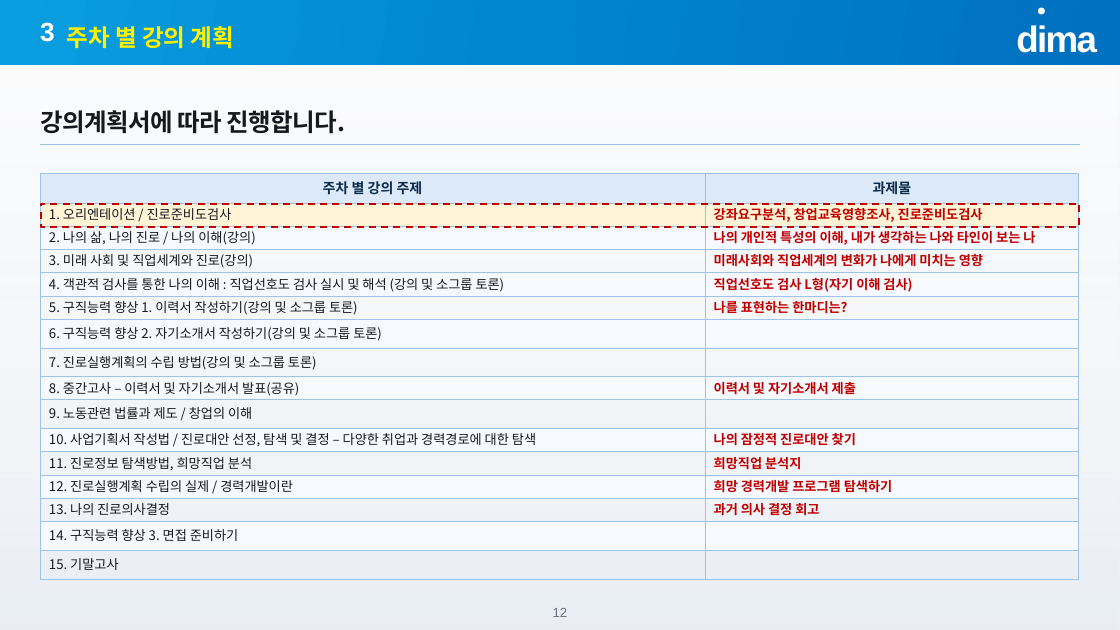
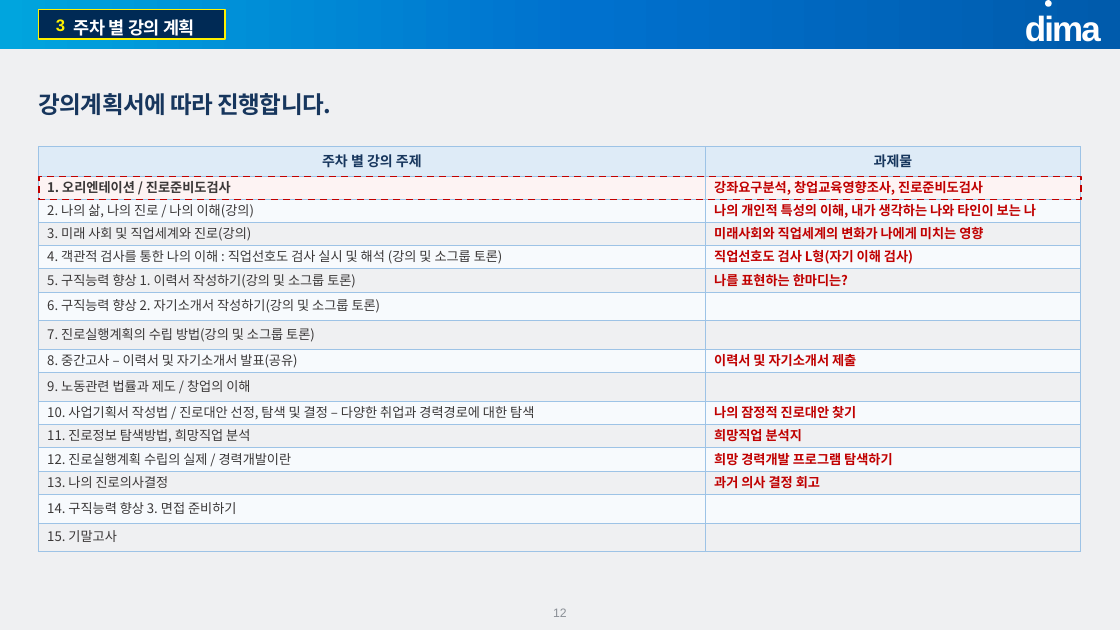
Before and after one commit to jungaistar/lms, a slide deck: slide 12 of materials/dist/1주차_오리엔테이션.pptx. Drawn at 1120x630 pixels with LibreOffice and Linux fonts; fonts in the diff are those of the drawing; background and template pictures are left out. Boxes give left, top, right and bottom in pixels: in the first picture for what was removed or moved away, otherwise in the second. Text is boxed around its words. In the diff, an @@ line names an element or a change of style, - is before the commit and + after.

```diff
--- a/materials/dist/1주차_오리엔테이션.pptx
+++ b/materials/dist/1주차_오리엔테이션.pptx
@@ rectangle at bbox=[0, 0, 1120, 630]: fill #F2F4F7 to #EFF0F2 @@
@@ rectangle: place and size @@
-rectangle at bbox=[0, 0, 1120, 65]
+rectangle at bbox=[0, 0, 1120, 49]
@@ rectangle at bbox=[0, 0, 1120, 49]: fill gradient #0A9EE0 to #0086CE to #0070C0 to gradient #00A5DE to #0071CE to #005BAC @@
@@ rectangle removed at bbox=[0, 0, 1120, 630] @@
@@ rectangle added at bbox=[39, 9, 225, 39], fill #002A55, outline #FFF100 1.5 pt @@
@@ text "3": place and size @@
-text "3" at bbox=[40, 22, 55, 42]
+text "3" at bbox=[56, 19, 65, 31]
@@ text "3" at bbox=[56, 19, 65, 31]: size 22.5 to 14.2 pt, text colour #FFFFFF to #FFF100, letter spacing -0.1 to -0.3 pt; line spacing 22.5pt to 14.2pt @@
@@ text "주차 별 강의 계획": place and size @@
-text "주차 별 강의 계획" at bbox=[67, 26, 234, 48]
+text "주차 별 강의 계획" at bbox=[74, 17, 195, 40]
@@ text "주차 별 강의 계획" at bbox=[74, 17, 195, 40]: size 20.2 to 15 pt, text colour #FFF200 to #FFFFFF, letter spacing -0.1 to -0.3 pt; line spacing 30.4pt to 22.5pt @@
@@ text "dima": place and size @@
-text "dima" at bbox=[1016, 25, 1097, 53]
+text "dima" at bbox=[1025, 15, 1101, 42]
@@ text "dima" at bbox=[1025, 15, 1101, 42]: size 31.5 to 30 pt, letter spacing -1.4 to -1.6 pt; line spacing 31.5pt to 30pt @@
@@ ellipse: place and size @@
-ellipse at bbox=[1038, 8, 1045, 14]
+ellipse at bbox=[1045, 0, 1052, 7]
@@ text "강의계획서에 따라 진행합니다.": place and size @@
-text "강의계획서에 따라 진행합니다." at bbox=[40, 110, 346, 134]
+text "강의계획서에 따라 진행합니다." at bbox=[38, 93, 331, 115]
@@ text "강의계획서에 따라 진행합니다." at bbox=[38, 93, 331, 115]: size 21 to 20.2 pt, text colour #16181D to #17365D, letter spacing -0.4 to -0.5 pt; line spacing 31.5pt to 30.4pt @@
@@ table at bbox=[39, 146, 1081, 546] @@
@@ fill #DCE9F8 to #DEEBF7 in row 1 @@
@@ fill #FFF4D6 to #FDF3F3 in row 2 @@
@@ fill #F6F9FD to #F7FAFD in 14 cells @@
@@ text colour #0B2A4A to #17365D in "주차 별 강의 주제", "과제물" @@
@@ text colour #16181D to #3B3838 in "1. 오리엔테이션 / 진로준비도검사", "2. 나의 삶, 나의 진로 / 나의 ...", "3. 미래 사회 및 직업세계와 진로(강의)", "4. 객관적 검사를 통한 나의 이해 : ..." and 11 more places @@
@@ bold on in "1. 오리엔테이션 / 진로준비도검사" @@
@@ table: place and size @@
-table at bbox=[40, 174, 1079, 574]
+table at bbox=[39, 146, 1081, 546]
@@ line removed from (40, 145) to (1080, 145) @@
@@ rectangle: place and size @@
-rectangle at bbox=[40, 203, 1079, 227]
+rectangle at bbox=[39, 176, 1081, 200]
@@ text "12" at bbox=[553, 608, 567, 617]: size 11.2 to 10.5 pt, text colour #6B7280 to #8A8F96; line spacing 16.9pt to 15.8pt @@
```
Also in this commit, not shown: 24 other slides changed, 56 other files.
